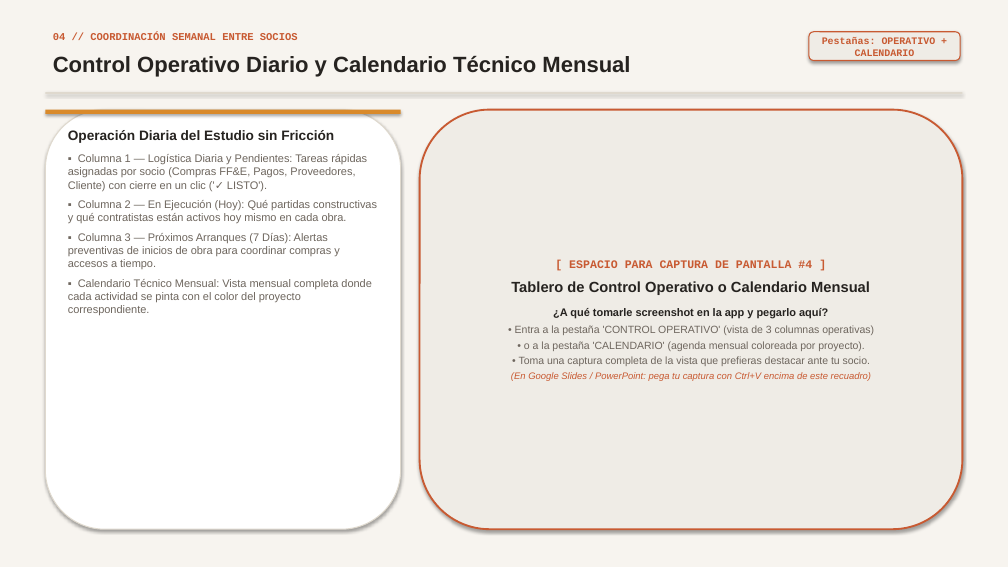
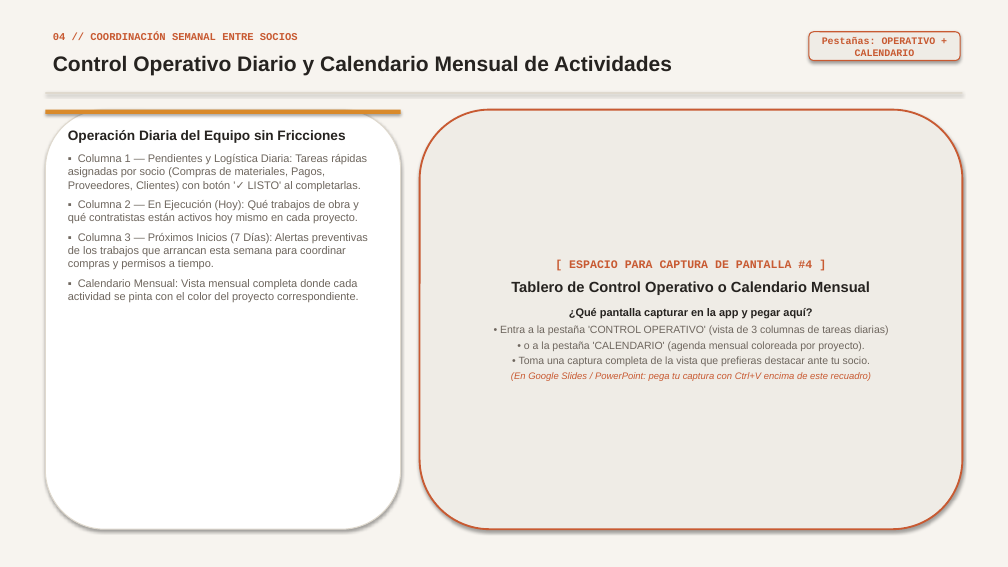
Before and after one commit to Cota-App-Project-Design-Management/cota-app, a slide deck: slide 4 of Presentacion_Socio_COTA_App.pptx. Drawn at 1008x567 pixels with LibreOffice and Linux fonts; fonts in the diff are those of the drawing. Boxes give left, top, right and bottom in pixels: in the first picture for what was removed or moved away, otherwise in the second. Text is boxed around its words. In the diff, an @@ line names an element or a change of style, - is before the commit and + after.

```diff
--- a/Presentacion_Socio_COTA_App.pptx
+++ b/Presentacion_Socio_COTA_App.pptx
@@ text at [53, 55, 672, 76]: text changed; size 21 to 20 pt @@
-Control Operativo Diario y Calendario Técnico Mensual
+Control Operativo Diario y Calendario Mensual de Actividades
@@ text at [68, 130, 368, 302]: text changed @@
-Operación Diaria del Estudio sin Fricción
-▪ Columna 1 — Logística Diaria y Pendientes: Tareas rápidas asignadas por socio (Compras FF&E, Pagos, Proveedores, Cliente) con cierre en un clic ('✓ LISTO').
-▪ Columna 2 — En Ejecución (Hoy): Qué partidas constructivas y qué contratistas están activos hoy mismo en cada obra.
-▪ Columna 3 — Próximos Arranques (7 Días): Alertas preventivas de inicios de obra para coordinar compras y accesos a tiempo.
-▪ Calendario Técnico Mensual: Vista mensual completa donde cada actividad se pinta con el color del proyecto correspondiente.
+Operación Diaria del Equipo sin Fricciones
+▪ Columna 1 — Pendientes y Logística Diaria: Tareas rápidas asignadas por socio (Compras de materiales, Pagos, Proveedores, Clientes) con botón '✓ LISTO' al completarlas.
+▪ Columna 2 — En Ejecución (Hoy): Qué trabajos de obra y qué contratistas están activos hoy mismo en cada proyecto.
+▪ Columna 3 — Próximos Inicios (7 Días): Alertas preventivas de los trabajos que arrancan esta semana para coordinar compras y permisos a tiempo.
+▪ Calendario Mensual: Vista mensual completa donde cada actividad se pinta con el color del proyecto correspondiente.
@@ text at [500, 308, 888, 335]: text changed @@
-¿A qué tomarle screenshot en la app y pegarlo aquí?
-• Entra a la pestaña 'CONTROL OPERATIVO' (vista de 3 columnas operativas)
+¿Qué pantalla capturar en la app y pegar aquí?
+• Entra a la pestaña 'CONTROL OPERATIVO' (vista de 3 columnas de tareas diarias)
```
Also in this commit, not shown: 7 other slides changed, 6 other files.
